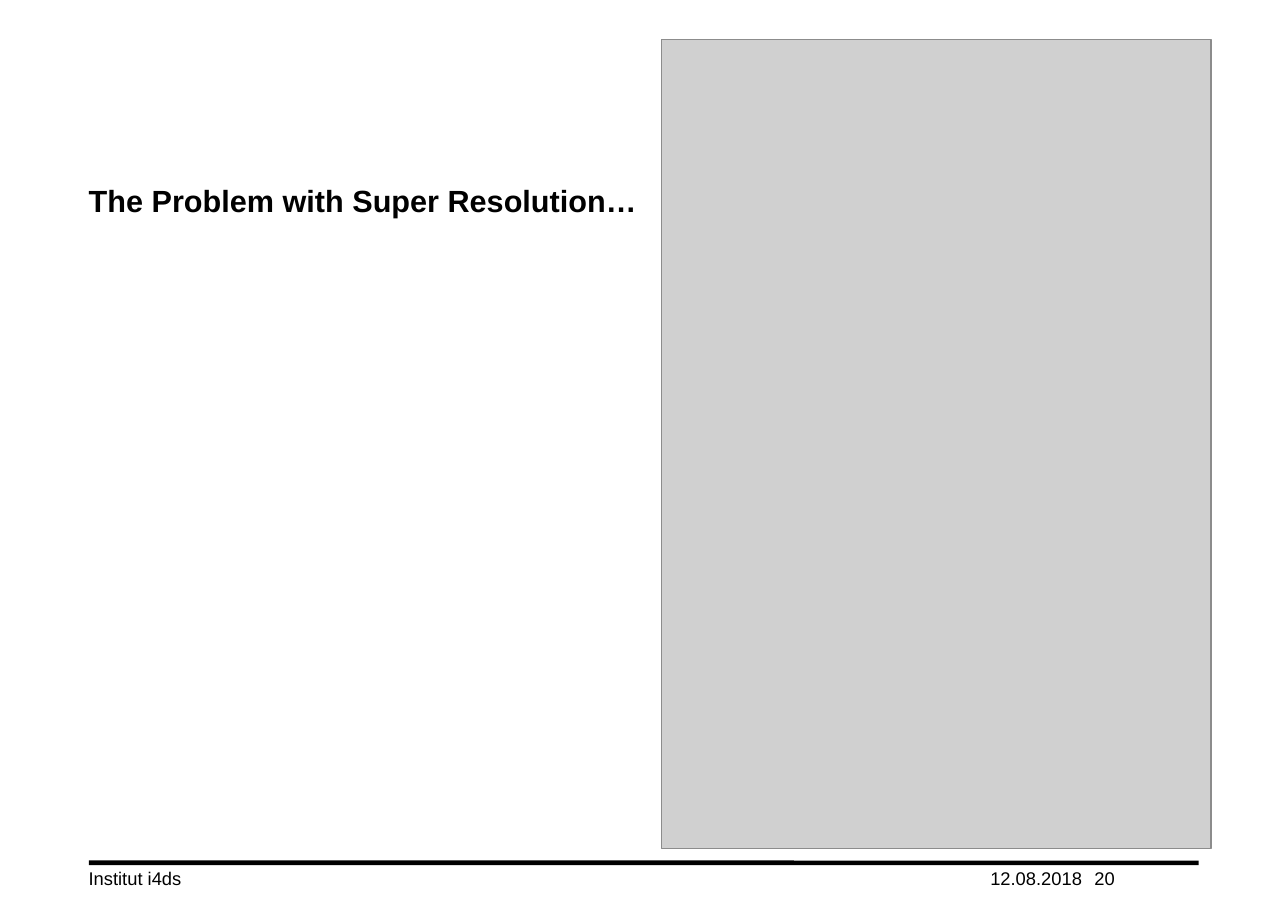
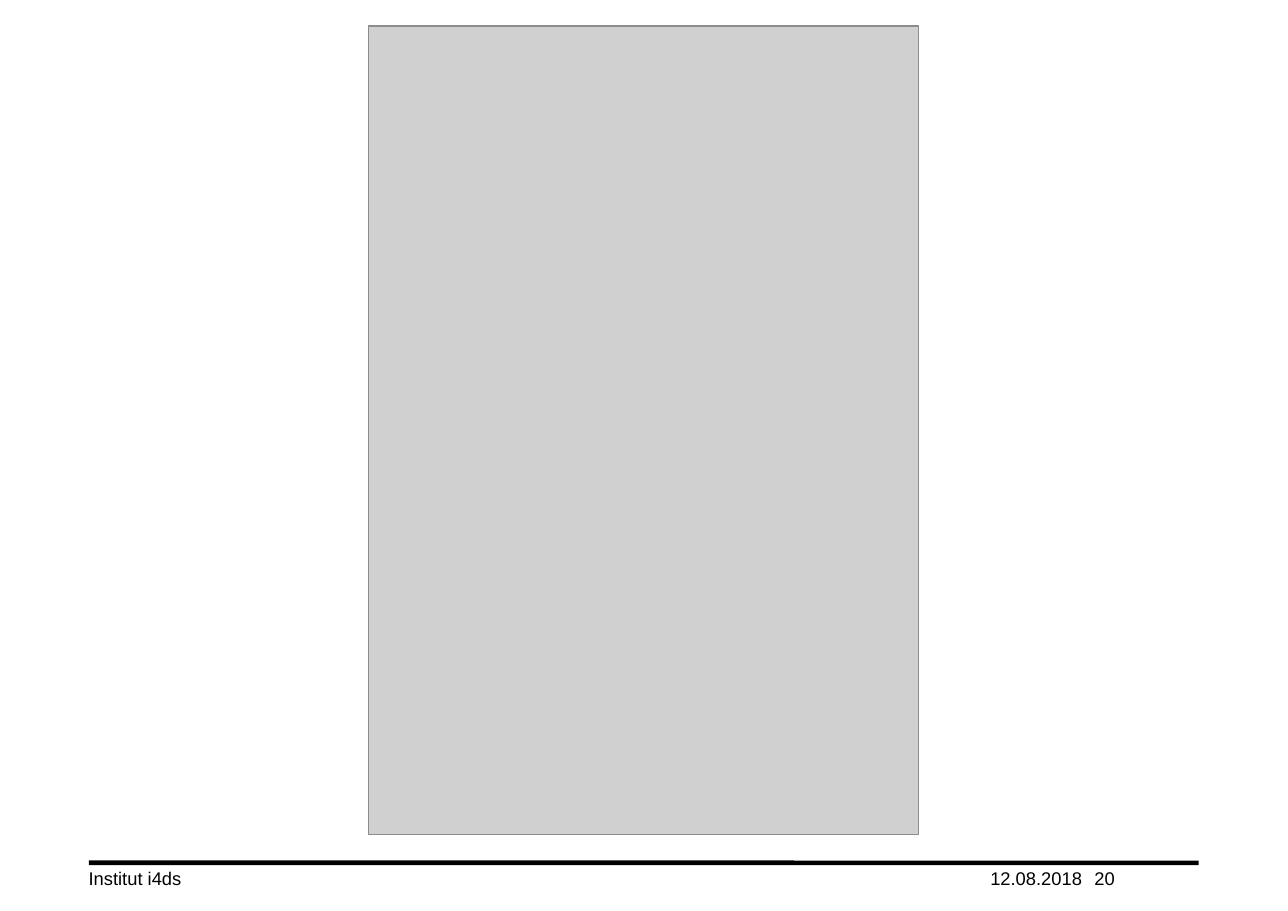
Before and after one commit to lord-blueberry/p7-doc, a slide deck: slide 20 of ppt/praes.pptx. Drawn at 1288x911 pixels with LibreOffice and Linux fonts; fonts in the diff are those of the drawing; grey boxes stand for pictures; background and template pictures are left out. Boxes give left, top, right and bottom in pixels: in the first picture for what was removed or moved away, otherwise in the second. Text is boxed around its words. In the diff, an @@ line names an element or a change of style, - is before the commit and + after.

```diff
--- a/ppt/praes.pptx
+++ b/ppt/praes.pptx
@@ picture: place and size @@
-picture at <box>661,40,1211,848</box>
+picture at <box>369,26,919,835</box>
@@ title removed at <box>89,189,637,218</box> @@
-The Problem with Super Resolution…
```
Also in this commit, not shown: 9 other slides changed, 1 slide added, 2 slides removed, 1 other file.
